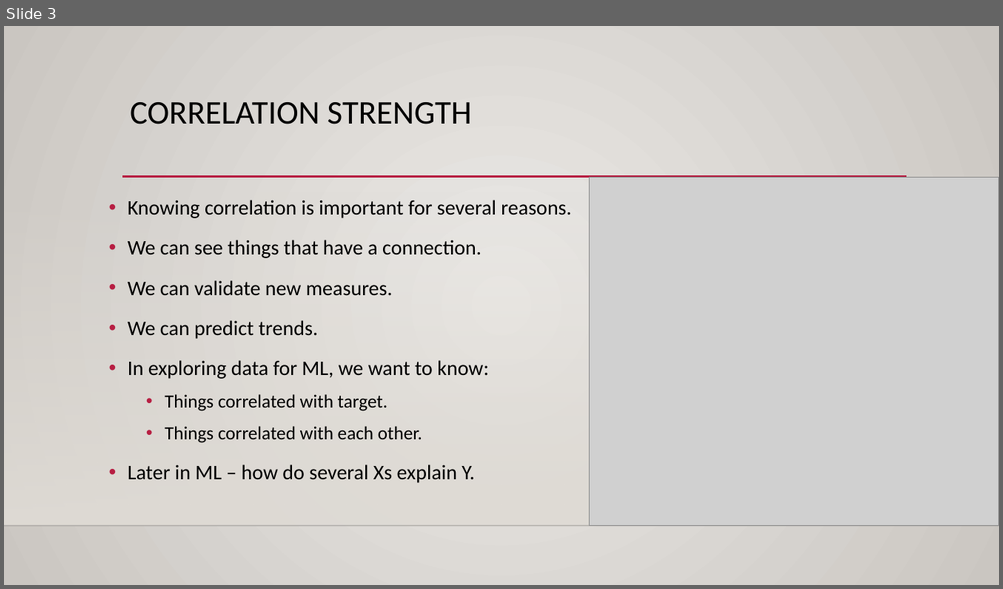
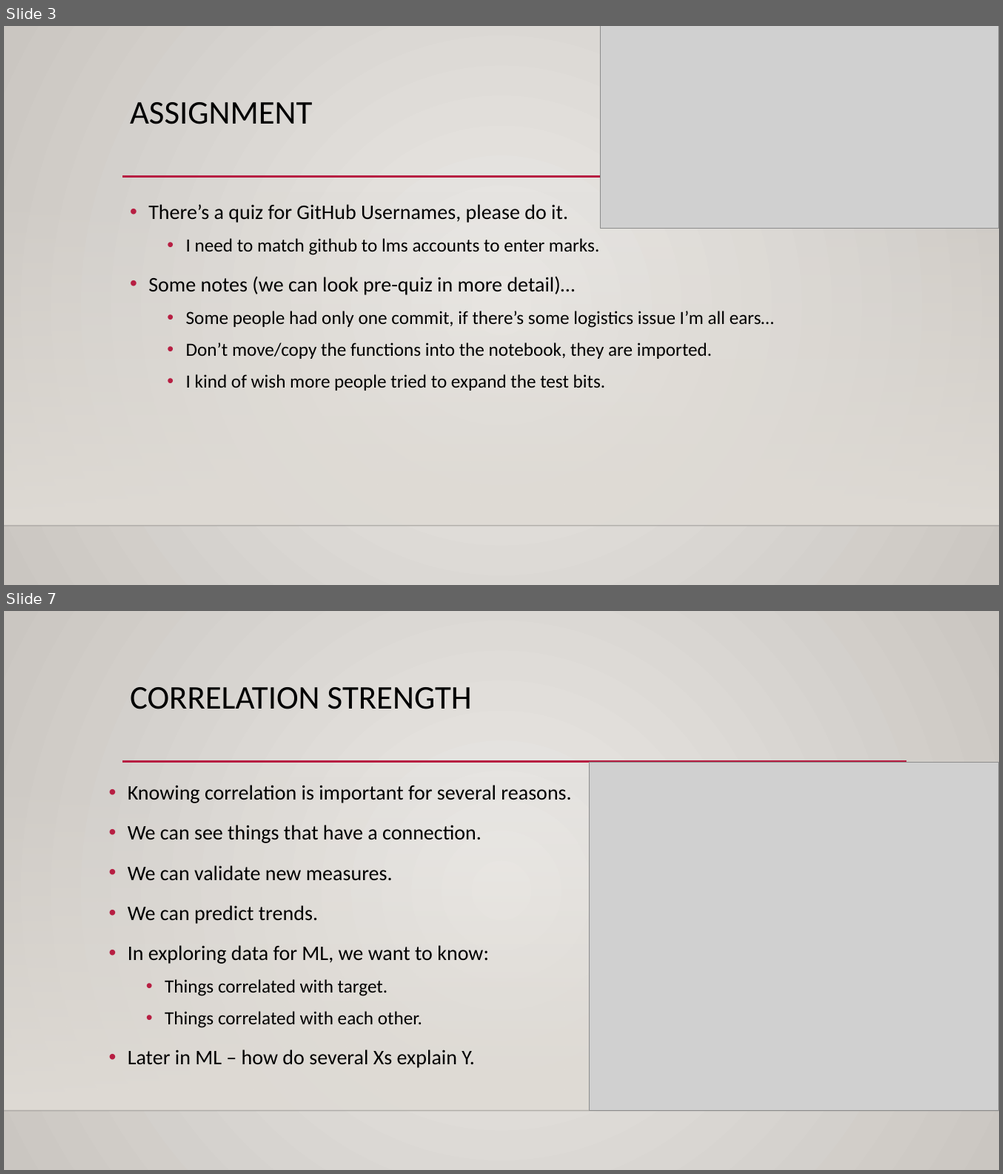
Before and after one commit to AkeemSemperDataScience/Basic_Stats_in_Python_Student_Repository, a slide deck: reference_material/slides/012_Errors.pptx. Shown one above the other, each under a label of ours: slide 3 before the commit, slides 3 and 7 after it; the slides between them are not shown. The pictures are 1003x589 and 1003x1174 pixels, drawn with LibreOffice and Linux fonts; fonts in the diff are those of the drawing; grey boxes stand for pictures; background and template pictures are left out. Boxes give left, top, right and bottom in pixels: in the first picture for what was removed or moved away, otherwise in the second. Text is boxed around its words. In the diff, an @@ line names an element or a change of style, - is before the commit and + after.

```diff
--- a/reference_material/slides/012_Errors.pptx
+++ b/reference_material/slides/012_Errors.pptx
@@ slide 3 added at box(4, 26, 999, 585), background gradient #ECEAE7 to #CAC7C1; not listed: 3 template elements that a slide beside it also shows @@
@@ picture added at box(600, 26, 999, 228) @@
@@ title added at box(130, 102, 312, 124), 32 pt, text #000000 @@
+ASSIGNMENT
@@ text added at box(148, 204, 774, 391), 18 pt, text #000000 @@
+• There’s a quiz for GitHub Usernames, please do it.
+  • I need to match github to lms accounts to enter marks.
+• Some notes (we can look pre-quiz in more detail)…
+  • Some people had only one commit, if there’s some logistics issue I’m all ears…
+  • Don’t move/copy the functions into the notebook, they are imported.
+  • I kind of wish more people tried to expand the test bits.
@@ what was slide 3 is now slide 7 @@
```
Also in this commit, not shown: 4 slides changed, 5 other slides added, 6 other files.
